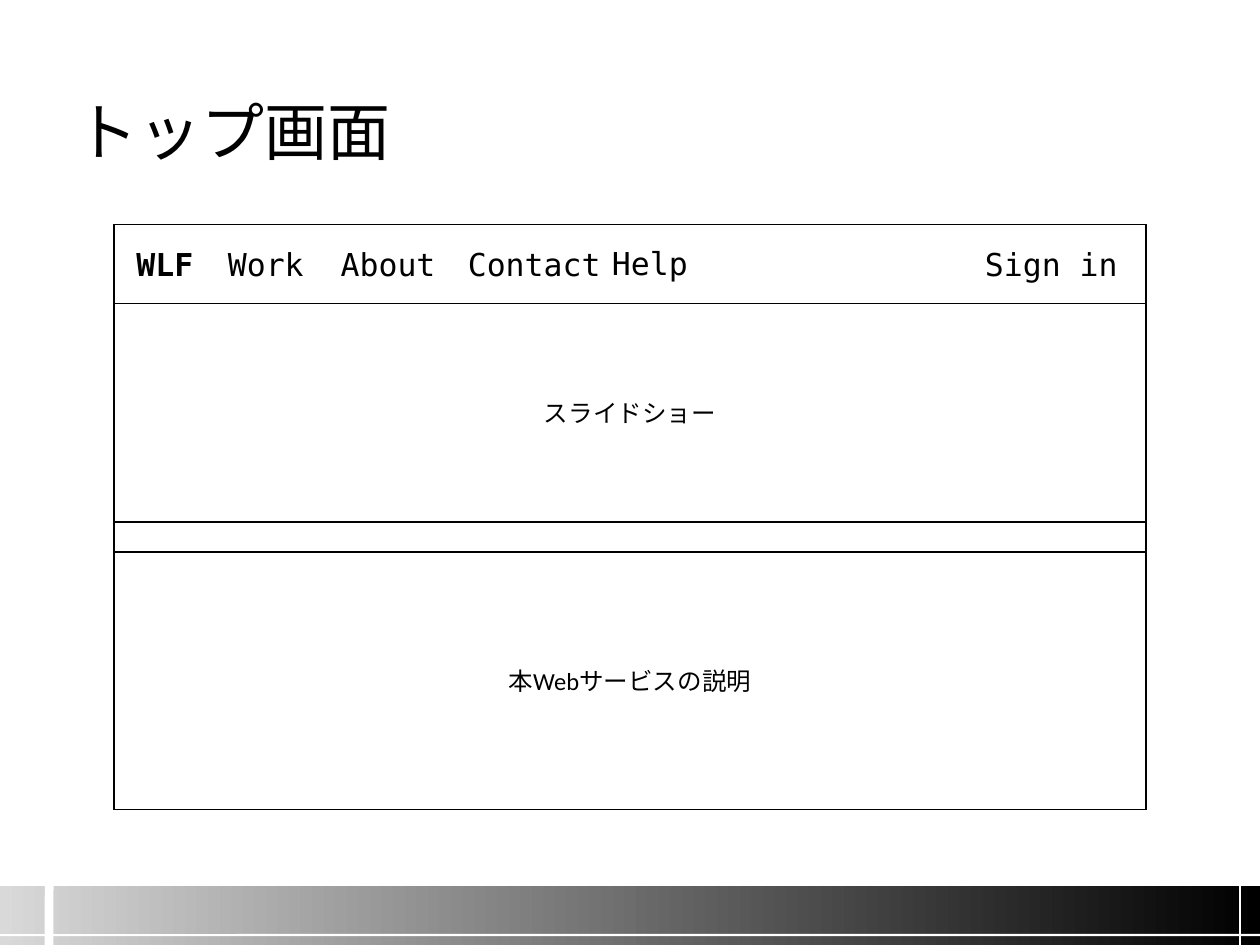
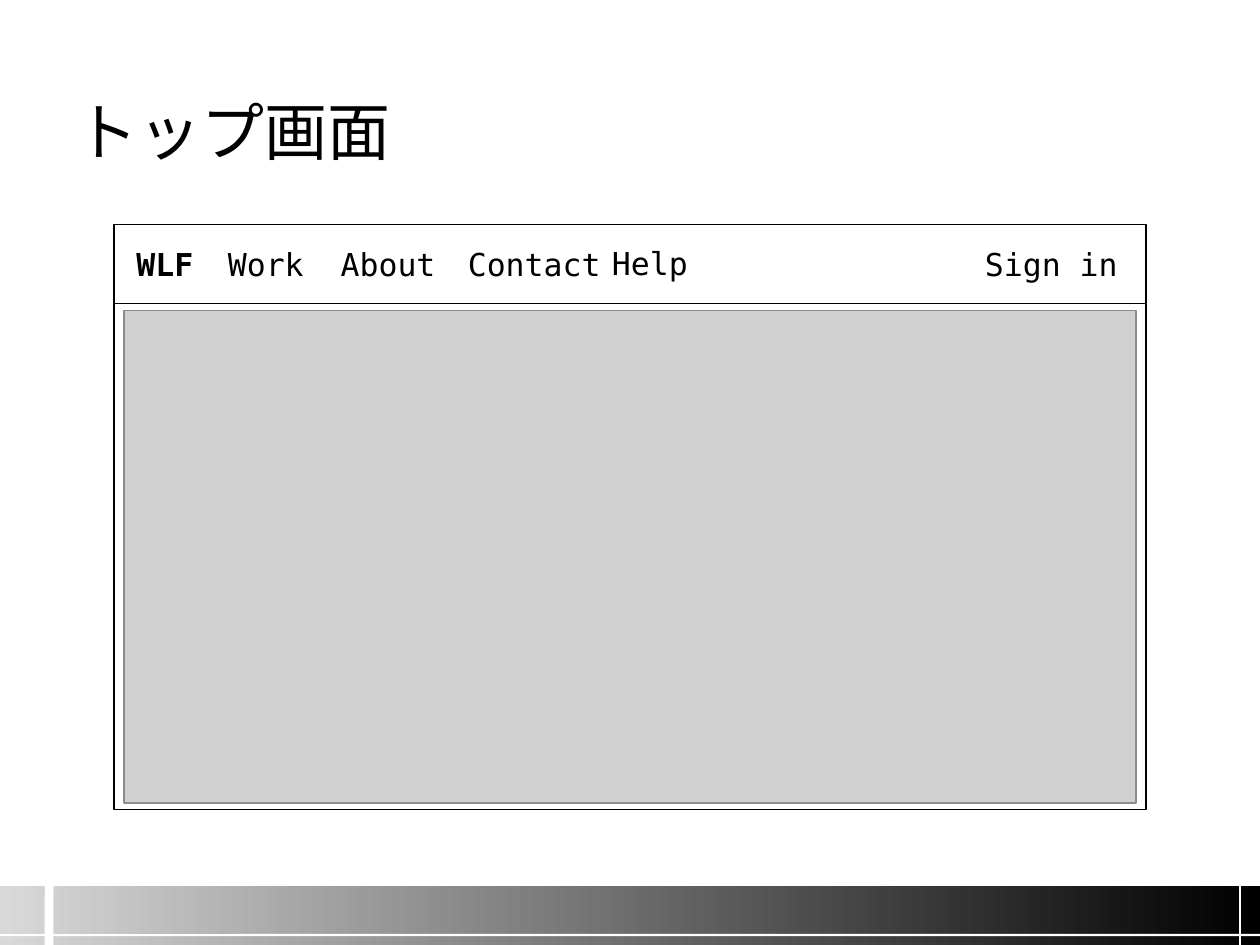
Before and after one commit to namazu510/team-a, a slide deck: slide 2 of screen_image/04.画面設計.pptx. Drawn at 1260x945 pixels with LibreOffice and Linux fonts; fonts in the diff are those of the drawing; grey boxes stand for pictures; background and template pictures are left out. Boxes give left, top, right and bottom in pixels: in the first picture for what was removed or moved away, otherwise in the second. Text is boxed around its words. In the diff, an @@ line names an element or a change of style, - is before the commit and + after.

Commit message:
画面設計パワポの変更

```diff
--- a/screen_image/04.画面設計.pptx
+++ b/screen_image/04.画面設計.pptx
@@ rectangle removed at [115, 304, 1147, 522] @@
-スライドショー
@@ picture added at [123, 311, 1135, 804] @@
@@ rectangle removed at [115, 552, 1147, 810] @@
-本Webサービスの説明
```
Also in this commit, not shown: 4 other slides changed, 2 slides added, 7 other files.
